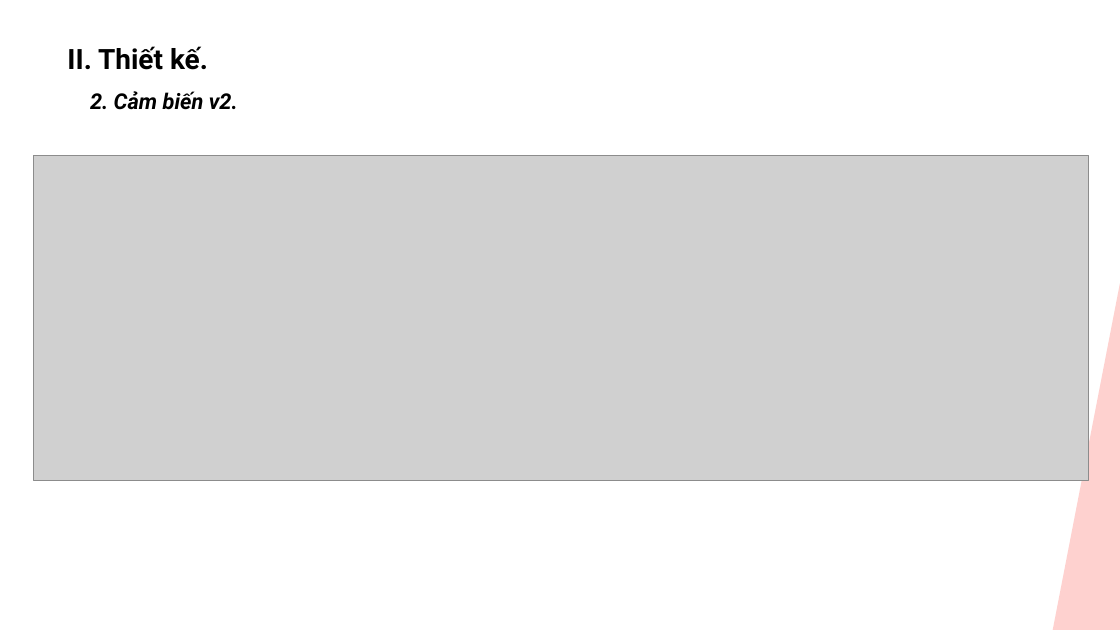
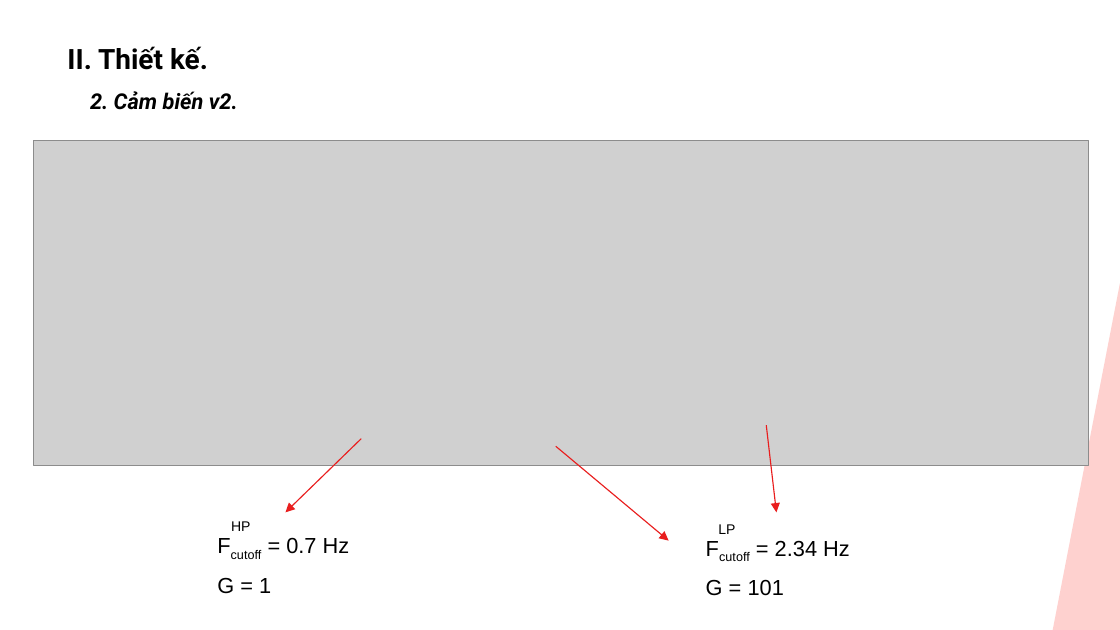
Before and after one commit to khanhnm08/HK_Pulse_Rate_Sensor, a slide deck: slide 8 of Slide bao cao.pptx. Drawn at 1120x630 pixels with LibreOffice and Linux fonts; fonts in the diff are those of the drawing; grey boxes stand for pictures. Boxes give left, top, right and bottom in pixels: in the first picture for what was removed or moved away, otherwise in the second. Text is boxed around its words. In the diff, an @@ line names an element or a change of style, - is before the commit and + after.

```diff
--- a/Slide bao cao.pptx
+++ b/Slide bao cao.pptx
@@ picture: place and size @@
-picture at (34,156,1090,480)
+picture at (34,141,1090,466)
@@ arrow added from (362, 439) to (286, 512), #EA1E1E 0.75 pt @@
@@ arrow added from (556, 446) to (669, 541), #EA1E1E 0.75 pt @@
@@ arrow added from (766, 426) to (776, 512), #EA1E1E 0.75 pt @@
@@ text added at (231,521,250,531), 9 pt, text #000000 @@
+HP
@@ text added at (286,537,350,554), 14 pt, text #000000 @@
+Fcutoff = 0.7 Hz
@@ text added at (718,524,735,534), 9 pt, text #000000 @@
+LP
@@ text added at (775,540,850,557), 14 pt, text #000000 @@
+Fcutoff = 2.34 Hz
@@ text added at (217,577,271,594), 14 pt, text #000000 @@
+G = 1
@@ text added at (706,579,784,596), 14 pt, text #000000 @@
+G = 101
```
Also in this commit, not shown: 3 other slides changed, 1 slide added, 2 other files.
